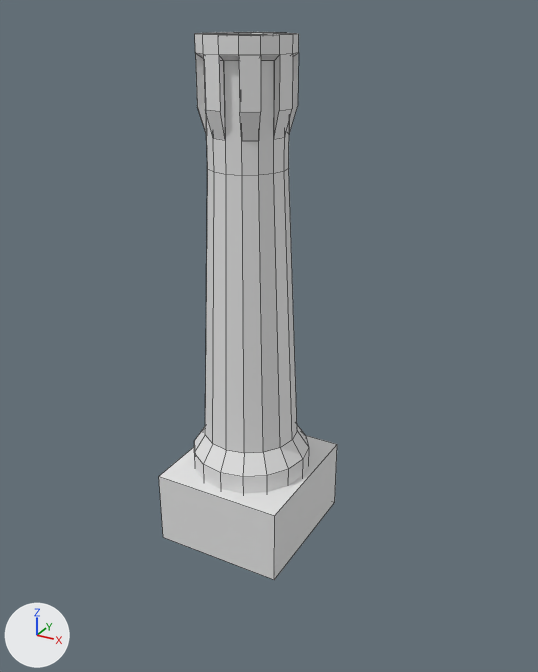
One commit to the Blender file Defenders/Assets/BlenderFiles/Furnace_DispenserT1.blend: the scene before it, then after it.
Before and after are seen from a 50 mm lens placed at (7.08, -10.56, 10.7), pointed at (0.27, 1.82, 4.51). Arrows for +X, +Y and +Z are at lower left; the lights stay in place. Mesh edges are drawn as thin lines.
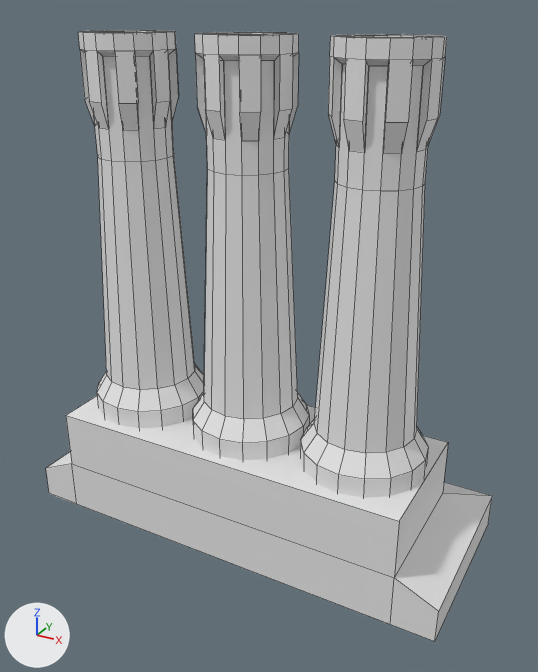
Diff of the bpy script that builds the scene:
```diff
--- a/Defenders/Assets/BlenderFiles/Furnace_DispenserT1.blend.py
+++ b/Defenders/Assets/BlenderFiles/Furnace_DispenserT1.blend.py
@@ me_cylinder @@
 me_cylinder.from_pydata(...)  # 192 vertices, 178 faces; spans x -1.26..1.26, y -1.26..1.26, z 0.0..10.3
 # used by ob_cylinder; location = (0.0, 1.5, 0.0)
+# me_cylinder part 1: all 32 vertices in x -1.26..1.26, y -1.26..1.26, z 2.0..2.4 are moved by (0.0, 0.0, 0.8)
@@ me_cube @@
 # used by ob_cube; location = (0.0, 0.0, 0.0)
-me_cube.from_pydata(...)  # 8 vertices, 6 faces; spans x -1.4..1.4, y 0.0..3.0, z 0.0..1.6
+me_cube.from_pydata(...)  # 20 vertices, 18 faces; spans x -3.67..3.67, y 0.0..3.97, z -0.02..2.4
+# me_cube part 2: the whole mesh is rebuilt
@@ me_cylinder_002 @@
+me_cylinder_002.from_pydata(...)  # 192 vertices, 178 faces; spans x -1.26..1.26, y -1.26..1.26, z 0.0..10.3
@@ ob_cube @@
 ob_cube.location = (0.0, 0.0, 0.0)
+ob_cube.scale = (1.3, 1.0, 1.0)
@@ ob_cylinder_002 @@
+ob_cylinder_002 = bpy.data.objects.new('Cylinder.002', me_cylinder_002)
+ob_cylinder_002.location = (-2.6, 1.5, 0.0)
@@ ob_cylinder_001 @@
+ob_cylinder_001 = bpy.data.objects.new('Cylinder.001', me_cylinder_002.copy())
+ob_cylinder_001.location = (2.6, 1.5, 0.0)
```

Pixel boxes [x1, y1, x2, y2] of what changed, in the pictures (538 x 672 px; the box of a moved part takes in the faces that stretch with it):
'Cube', reshaped, rescaled (150% wider, 70% taller): before [159, 436, 337, 580]; after [46, 396, 492, 641]
'Cylinder.001', added: after [301, 34, 447, 498]
'Cylinder', reshaped (7% shorter): before [194, 32, 309, 493]; after [193, 32, 309, 460]
'Cylinder.002', added: after [78, 30, 204, 428]
part 1 of me_cylinder, moved or reshaped: before [194, 184, 309, 493]; after [193, 184, 309, 460]
